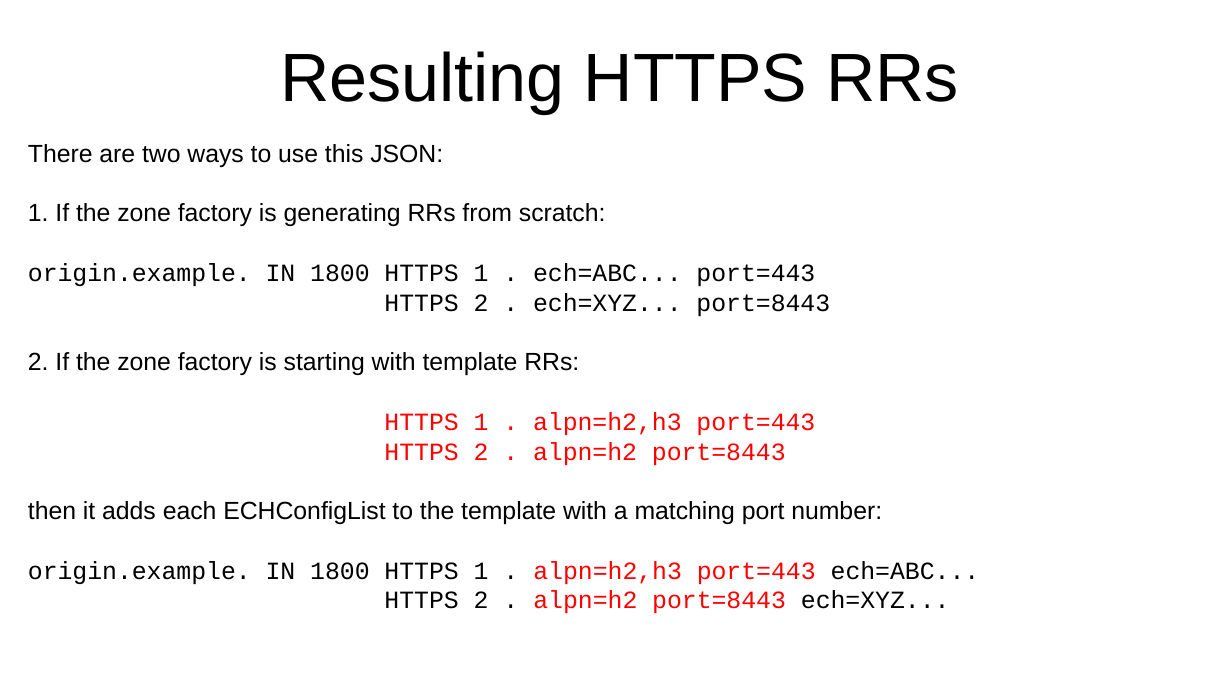
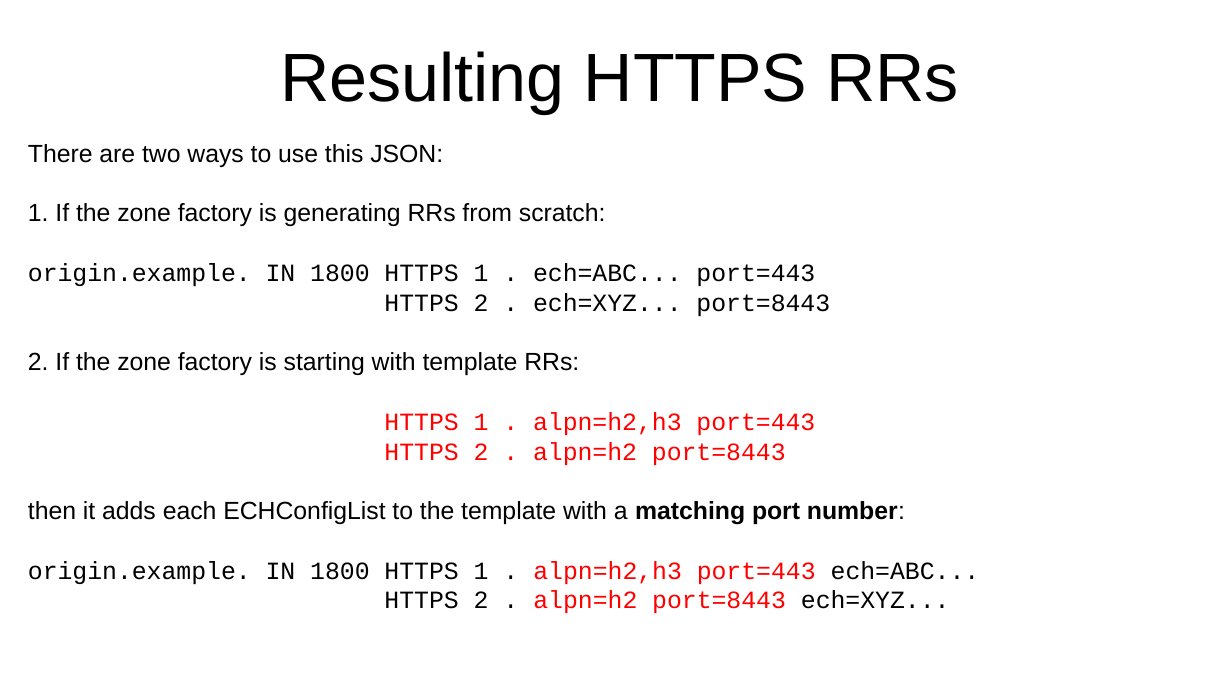
Before and after one commit to sftcd/wkesni, a slide deck: slide 7 of wkech-115-slides.odp. Drawn at 1232x693 pixels with LibreOffice and Linux fonts; fonts in the diff are those of the drawing. Boxes give left, top, right and bottom in pixels: in the first picture for what was removed or moved away, otherwise in the second. Text is boxed around its words. In the diff, an @@ line names an element or a change of style, - is before the commit and + after.

```diff
--- a/wkech-115-slides.odp
+++ b/wkech-115-slides.odp
@@ text at box(28, 501, 905, 525): bold on in "matching port number:" @@
```
Also in this commit, not shown: 4 other slides changed, 1 other file.
